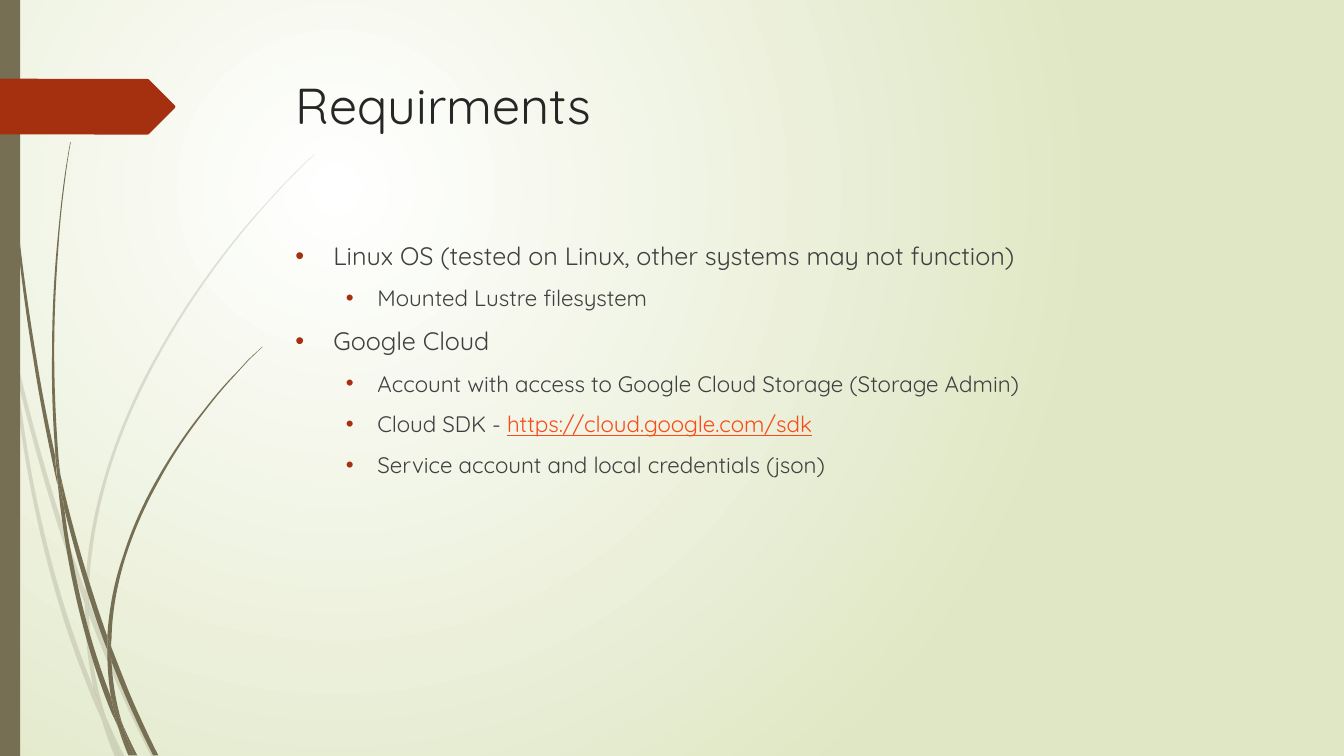
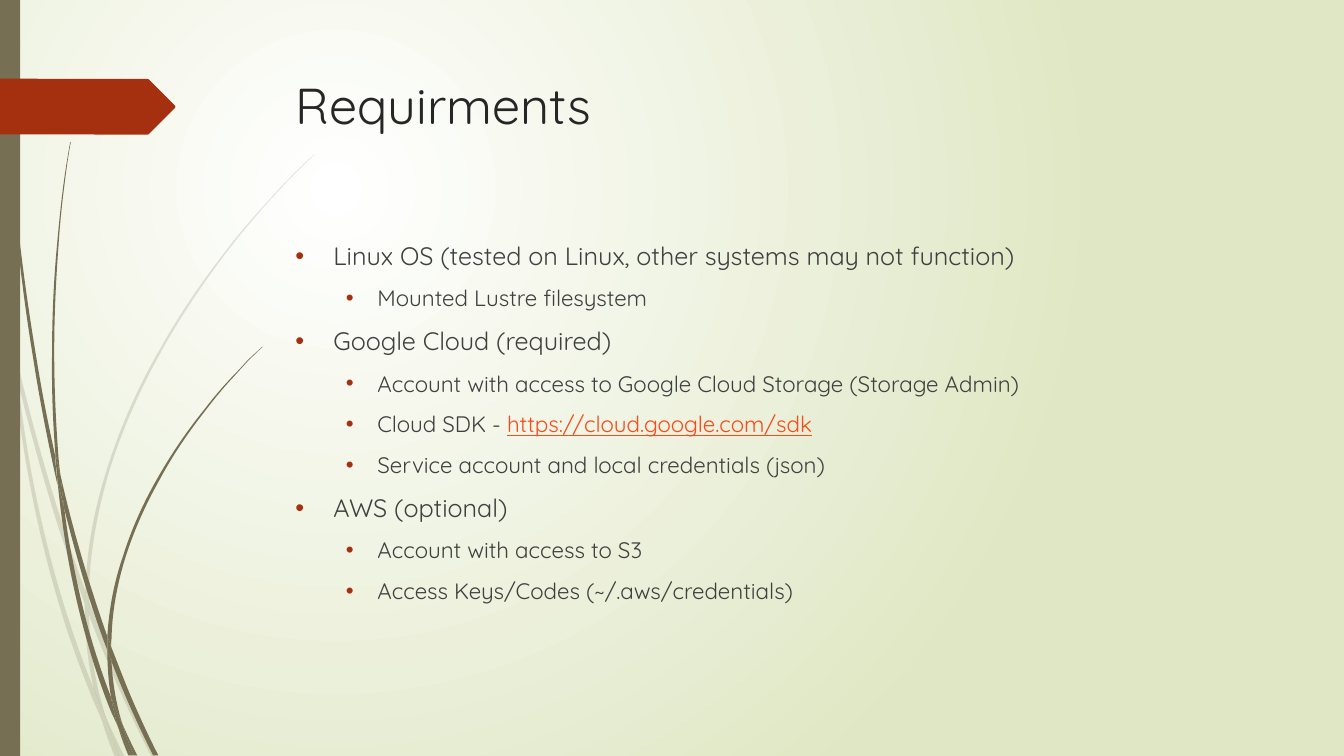
Before and after one commit to paulbry/AdvDB-Prototype, a slide deck: slide 7 of docs/Parallel GET and PUT in UNISON.pptx. Drawn at 1344x756 pixels with LibreOffice and Linux fonts; fonts in the diff are those of the drawing. Boxes give left, top, right and bottom in pixels: in the first picture for what was removed or moved away, otherwise in the second. Text is boxed around its words. In the diff, an @@ line names an element or a change of style, - is before the commit and + after.

```diff
--- a/docs/Parallel GET and PUT in UNISON.pptx
+++ b/docs/Parallel GET and PUT in UNISON.pptx
@@ text at (333,331,611,355): text changed @@
-• Google Cloud
+• Google Cloud (required)
@@ text at (333,498,793,604): paragraphs added @@
+• AWS (optional)
+  • Account with access to S3
+  • Access Keys/Codes (~/.aws/credentials)
```
Also in this commit, not shown: 1 other slide changed, 4 slides added, 1 slide removed.
